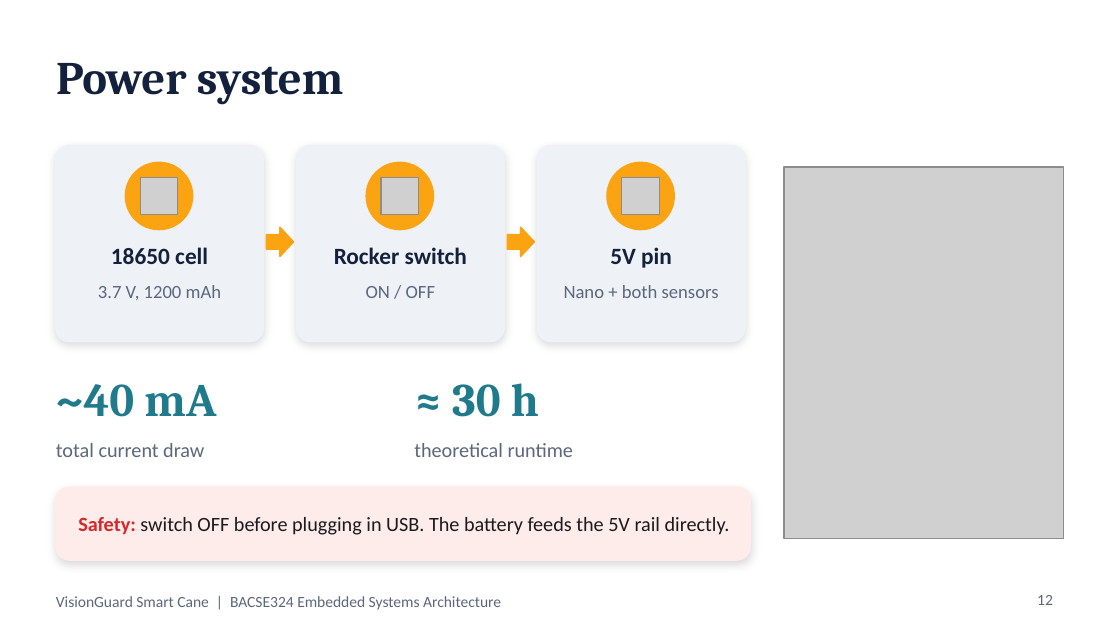
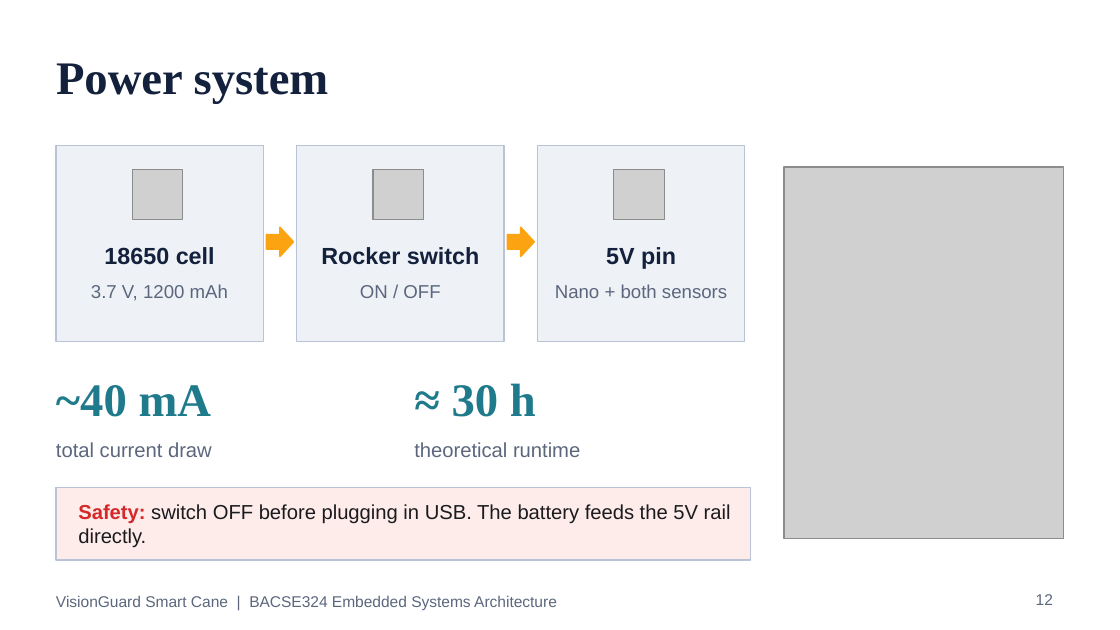
Before and after one commit to darshanpvt007-afk/visionguard-smart-cane, a slide deck: slide 12 of docs/VisionGuard_Presentation.pptx. Drawn at 1120x630 pixels with LibreOffice and Linux fonts; fonts in the diff are those of the drawing; grey boxes stand for pictures. Boxes give left, top, right and bottom in pixels: in the first picture for what was removed or moved away, otherwise in the second. Text is boxed around its words. In the diff, an @@ line names an element or a change of style, - is before the commit and + after.

```diff
--- a/docs/VisionGuard_Presentation.pptx
+++ b/docs/VisionGuard_Presentation.pptx
@@ rounded rectangle removed at box(56, 146, 263, 342) @@
@@ rectangle added at box(56, 146, 263, 342), fill #EEF2F7, outline #B8C4D6 0.75 pt @@
@@ rounded rectangle removed at box(297, 146, 504, 342) @@
@@ rectangle added at box(297, 146, 504, 342), fill #EEF2F7, outline #B8C4D6 0.75 pt @@
@@ rounded rectangle removed at box(538, 146, 745, 342) @@
@@ rectangle added at box(538, 146, 745, 342), fill #EEF2F7, outline #B8C4D6 0.75 pt @@
@@ ellipse removed at box(125, 162, 193, 230) @@
@@ picture: place and size @@
-picture at box(140, 177, 178, 215)
+picture at box(132, 169, 183, 220)
@@ ellipse removed at box(366, 162, 433, 230) @@
@@ picture: place and size @@
-picture at box(381, 177, 419, 215)
+picture at box(373, 169, 423, 220)
@@ ellipse removed at box(607, 162, 674, 230) @@
@@ picture: place and size @@
-picture at box(622, 177, 660, 215)
+picture at box(614, 169, 664, 220)
@@ font Cambria to Times New Roman in 3 elements at box(56, 63, 329, 104), box(56, 385, 211, 417), box(452, 383, 536, 417) @@
@@ rounded rectangle removed at box(56, 487, 750, 560) @@
@@ rectangle added at box(56, 487, 750, 560), fill #FDECEA, outline #B8C4D6 0.75 pt @@
@@ font Calibri to Arial in 11 elements at box(56, 595, 557, 610), box(104, 247, 215, 265), box(91, 284, 228, 301), box(321, 247, 480, 265), box(360, 285, 440, 298), box(606, 247, 676, 269), box(555, 284, 727, 298), box(56, 442, 212, 457), box(414, 442, 580, 457), box(78, 504, 731, 547), box(1036, 594, 1053, 605) @@
```
Also in this commit, not shown: 24 other slides changed, 7 other files.
